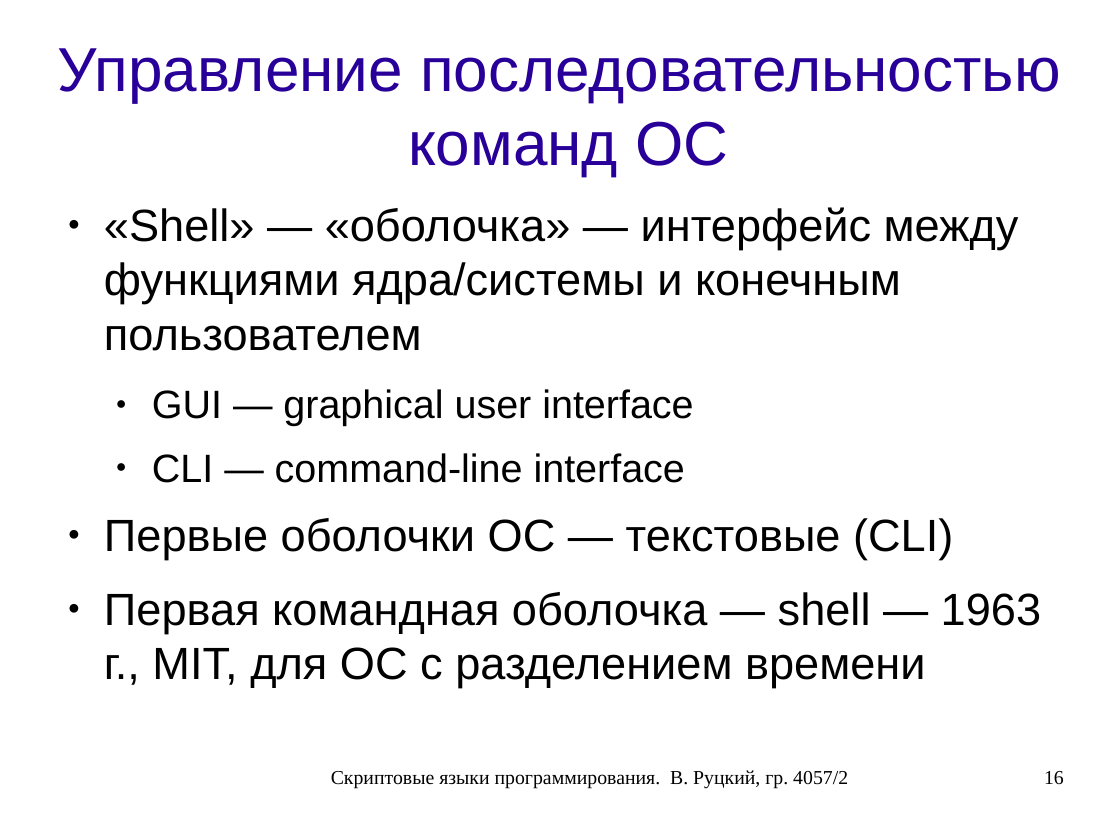
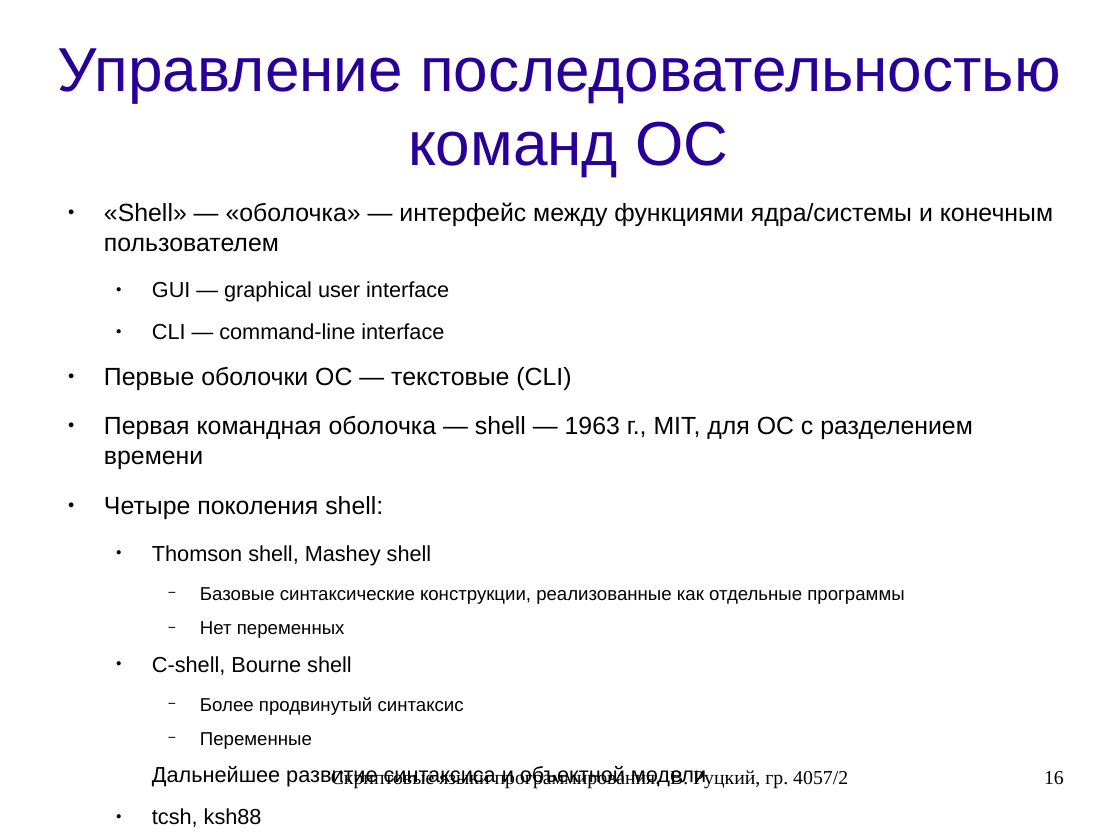
Before and after one commit to rutsky/semester07, a slide deck: slide 16 of Operation_systems/scripting_languages/40572_Rutsky_Scripting_languages.odp. Drawn at 1120x840 pixels with LibreOffice and Linux fonts; fonts in the diff are those of the drawing. Boxes give left, top, right and bottom in pixels: in the first picture for what was removed or moved away, otherwise in the second. Text is boxed around its words. In the diff, an @@ line names an element or a change of style, - is before the commit and + after.

Commit message:
Scripting languages presentation: Bash part.

```diff
--- a/Operation_systems/scripting_languages/40572_Rutsky_Scripting_languages.odp
+++ b/Operation_systems/scripting_languages/40572_Rutsky_Scripting_languages.odp
@@ text at (104, 202, 1053, 469): size 32 to 17.6 pt in "«Shell» — «оболочка» — интерфейс между функциями ...", "Первые оболочки ОС — текстовые (CLI)", "Первая командная оболочка — shell — 1963 ..."; size 28 to 15.4 pt in "GUI — graphical user interface", "CLI — command-line interface" @@
@@ text at (104, 496, 904, 827): paragraphs added @@
+● Четыре поколения shell:
+  ● Thomson shell, Mashey shell
+    − Базовые синтаксические конструкции, реализованные как отдельные программы
+    − Нет переменных
+  ● C-shell, Bourne shell
+    − Более продвинутый синтаксис
+    − Переменные
+  Дальнейшее развитие синтаксиса и объектной модели
+  ● tcsh, ksh88
+  ● ksh93, bash, zsh, Microsoft Power Shell
```
Also in this commit, not shown: 2 other slides changed, 1 slide added, 3 slides removed.
